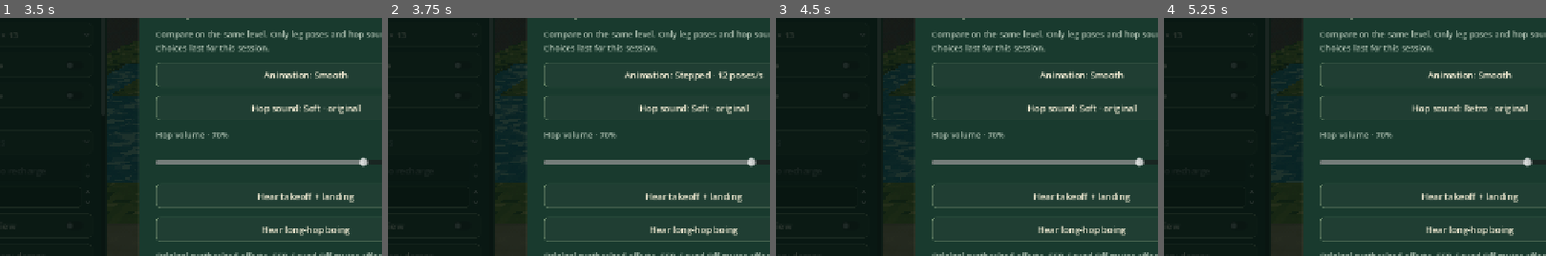
Above: before the commit, frames 1-4 (left to right).
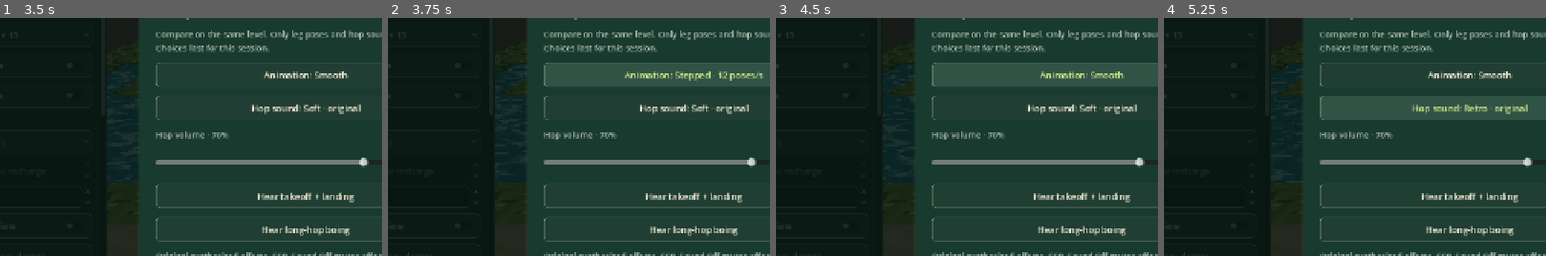
Above: after the commit, the same moments.

Repository: eyehaveewe-cyber/Frog-Hopocalypse
Game: Godot game, scene res://main.tscn
Two runs of this game, one before a commit and one after it. Both use one fixed random seed, a clock stepped at 60 frames per second and the inputs below.
Inputs:
- Up to frame 1 (3.5 s): click "Menu" at 0.5 s; click "Scenery demos" at 1.25 s; click "Movement demos" at 2 s; click "Hop feel comparison" at 2.75 s
- Up to frame 2 (3.75 s): click "Animation: Smooth" at 3.5 s
- Up to frame 3 (4.5 s): click "Animation: Stepped · 12 poses…" at 4.25 s
- Up to frame 4 (5.25 s): click "Hop sound: Soft · original" at 5 s
The pictures show only the part of the screen within x 10-60%, y 24-74%; the shares and areas given below are measured in that part.

Frame 1 is identical in both runs. In frame 2, 0.3% of the frame differs, in the area x 62-98%, y 22-27%; in frame 3, 0.2%; in frame 4, 0.3%.

Commit message:
Keep animation and hop sound comparison controls alive while cycling

Diff:
--- a/game/scripts/main.gd
+++ b/game/scripts/main.gd
@@ -5,6 +5,8 @@
 const HopAudio = preload("res://scripts/hop_audio.gd")
 var hop_audio: Node
 var hop_volume_slider: HSlider
+var hop_animation_button: Button
+var hop_palette_button: Button
 var voice: Node
 var sound_enabled := true
 var skin := "green"
@@ -549,6 +551,9 @@
 
 func reset_overlay(title: String, subtitle: String = "") -> void:
 	skin_button = null
+	hop_animation_button = null
+	hop_palette_button = null
+	hop_volume_slider = null
 	restart_confirmation_open = false
 	rule_notice_open = false
 	splash_menu = false
@@ -1036,13 +1041,8 @@
 
 func show_hop_comparison() -> void:
 	reset_overlay("Hop feel", "Compare on the same level. Only leg poses and hop sounds change. Choices last for this session.")
-	button(overlay_box, "Animation: " + ("Stepped · 12 poses/s" if world.hop_pose_style == "stepped" else "Smooth"), func():
-		world.hop_pose_style = "smooth" if world.hop_pose_style == "stepped" else "stepped"
-		show_hop_comparison())
-	button(overlay_box, "Hop sound: " + ("Soft" if hop_audio.palette == "soft" else "Retro") + " · original", func():
-		hop_audio.clear()
-		hop_audio.palette = "retro" if hop_audio.palette == "soft" else "soft"
-		show_hop_comparison())
+	hop_animation_button = button(overlay_box, "Animation: " + ("Stepped · 12 poses/s" if world.hop_pose_style == "stepped" else "Smooth"), cycle_hop_animation)
+	hop_palette_button = button(overlay_box, "Hop sound: " + ("Soft" if hop_audio.palette == "soft" else "Retro") + " · original", cycle_hop_palette)
 	var volume_label := paragraph(overlay_box, "Hop volume · %d%%" % roundi(hop_audio.gain * 100))
 	hop_volume_slider = HSlider.new()
 	hop_volume_slider.min_value=0;hop_volume_slider.max_value=100;hop_volume_slider.step=5
@@ -1056,6 +1056,17 @@
 	button(overlay_box, "Hear long-hop boing", func(): preview_hop_sound(true))
 	paragraph(overlay_box, "Original synthesized effects, CC0. Sound Off mutes effects and voices. Landing is softer; effects duck during speech.")
 	button(overlay_box, "Back to Pause" if paused else "Back to Menu", show_pause_overlay if paused else show_menu)
+
+func cycle_hop_animation() -> void:
+	world.hop_pose_style = "smooth" if world.hop_pose_style == "stepped" else "stepped"
+	if is_instance_valid(hop_animation_button):
+		hop_animation_button.text = "Animation: " + ("Stepped · 12 poses/s" if world.hop_pose_style == "stepped" else "Smooth")
+
+func cycle_hop_palette() -> void:
+	hop_audio.clear()
+	hop_audio.palette = "retro" if hop_audio.palette == "soft" else "soft"
+	if is_instance_valid(hop_palette_button):
+		hop_palette_button.text = "Hop sound: " + ("Soft" if hop_audio.palette == "soft" else "Retro") + " · original"
 
 func preview_hop_sound(big: bool = false) -> void:
 	hop_audio.clear()
@@ -2101,6 +2112,7 @@
 		var screen: Vector2 = world.camera.unproject_position(world.cell_position(point)) * view_container.size / Vector2(view.size) + view_container.global_position
 		backdrop_points.append({"cell":point,"x":screen.x,"y":screen.y})
 	var state := {"mode": mode, "overlay": overlay.visible, "paused": paused, "result": world.result, "elapsed": world.elapsed, "deaths": deaths,
+		"menu_panel": {"children":overlay_box.get_child_count(),"height":overlay_panel.size.y,"width":overlay_panel.size.x,"scroll":overlay_layout.get_parent().scroll_vertical},
 		"campaign_set": campaign_set, "completed_bonus_stages": completed_bonus_stages, "human_set_unlocked": human_set_unlocked(), "completed_human_stages": completed_human_stages,
 		"hat": hat, "skin": skin, "unlocked_hats": unlocked_hats, "completed_stages": completed_stages, "checkpoint": checkpoint_spawn, "stage": builtin_index,
 		"player": [world.player.position.x, world.player.position.z], "map": level, "buttons": buttons, "cells": cells, "lane_tunnels": world.lane_tunnel_plans,
--- a/game/tests/skin_cycle.gd
+++ b/game/tests/skin_cycle.gd
@@ -40,9 +40,41 @@
  suite.check(app.completed_stages==[0,1,2,3] and app.completed_human_stages==[0,2] and app.hat=="baby","Skin selection preserves campaign progress and equipped hat")
  app.show_hop_comparison()
  suite.check(app.skin_button==null,"Leaving the main menu clears its control reference")
+ await process_frame
+ await process_frame
+ var animation: Button=app.hop_animation_button
+ var palette: Button=app.hop_palette_button
+ var volume: HSlider=app.hop_volume_slider
+ volume.value=45
+ var child_count: int=app.overlay_box.get_child_count()
+ var panel_height: float=app.overlay_panel.size.y
+ var advanced_stable := true
+ var advanced_values := true
+ for active in [animation,palette]:
+  active.grab_focus()
+  await process_frame
+  var advanced_scroll: int=scroll.scroll_vertical
+  for i in range(40):
+   active.pressed.emit()
+   await process_frame
+   advanced_stable = advanced_stable and is_instance_valid(active) and active.has_focus() and scroll.scroll_vertical==advanced_scroll and app.overlay_box.get_child_count()==child_count and app.overlay_panel.size.y<=panel_height+1 and app.hop_volume_slider==volume
+  advanced_values = advanced_values and is_equal_approx(app.hop_audio.gain,0.45) and volume.value==45
+ suite.check(advanced_stable,"Eighty animation/sound changes keep the populated panel, focus, scroll, height and slider alive")
+ suite.check(advanced_values,"Animation and sound cycling retain the selected volume")
+ animation.pressed.emit()
+ suite.check(app.world.hop_pose_style=="stepped" and animation.text.contains("Stepped"),"Animation label follows the selected leg style")
+ palette.pressed.emit()
+ suite.check(app.hop_audio.palette=="retro" and palette.text.contains("Retro"),"Sound label follows the selected palette")
+ app.hop_audio.unlocked=true
+ app.set_sound_enabled(true)
+ app.preview_hop_sound()
+ var generation: int=app.hop_audio.generation
+ palette.pressed.emit()
+ suite.check(app.hop_audio.generation>generation,"Changing palette cancels the previous audition generation")
+ app.set_sound_enabled(false)
  app.show_menu()
  await process_frame
- suite.check(is_instance_valid(app.skin_button) and app.skin_button!=control,"Returning builds a valid fresh skin control")
+ suite.check(is_instance_valid(app.skin_button) and app.skin_button!=control and app.hop_animation_button==null and app.hop_palette_button==null and app.hop_volume_slider==null,"Returning builds a fresh skin control and clears advanced references")
  app.skin_button.pressed.emit()
  suite.check(app.skin=="green" and app.skin_button.text=="Skin: Green","New menu control still cycles normally")
  app.completed_stages=[0,1,2]
@@ -50,6 +82,13 @@
  suite.check(app.skin_button==null,"Locked profiles have no skin selector")
  app.toggle_skin()
  suite.check(app.skin=="green","Locked profiles cannot cycle the skin")
+ app.completed_stages=[0,1,2,3]
+ app.start_play(false)
+ app.toggle_pause()
+ app.show_hop_comparison()
+ app.hop_palette_button.pressed.emit()
+ app.hop_animation_button.pressed.emit()
+ suite.check(app.paused and app.world.halted and app.overlay.visible and app.hop_volume_slider!=null,"Comparison controls also stay usable from Pause without unpausing the game")
  app.hop_audio.clear();app.voice.clear()
  print("MENU SKIN CYCLE: %d checks, %d failures"%[suite.checks,suite.failures.size()])
  OS.delay_msec(150)
Not shown, changed: README.md
Not shown, changed: UPDATES.txt
Not shown, changed: docs/SKIN_MENU_FIX.md
Not shown, added: docs/previews/skin-cycle/audio-regression.log
Not shown, changed: docs/previews/skin-cycle/native.log
Not shown, changed: tools/skin_cycle_smoke.cjs
